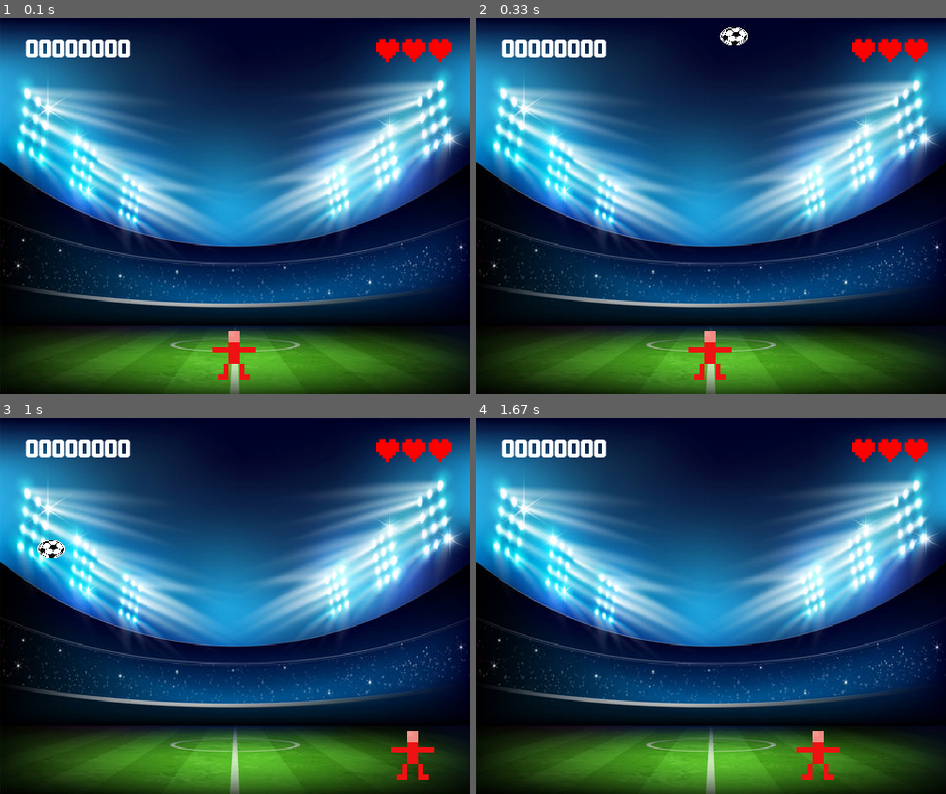
Above: before the commit, frames 1-4 (two rows, left to right).
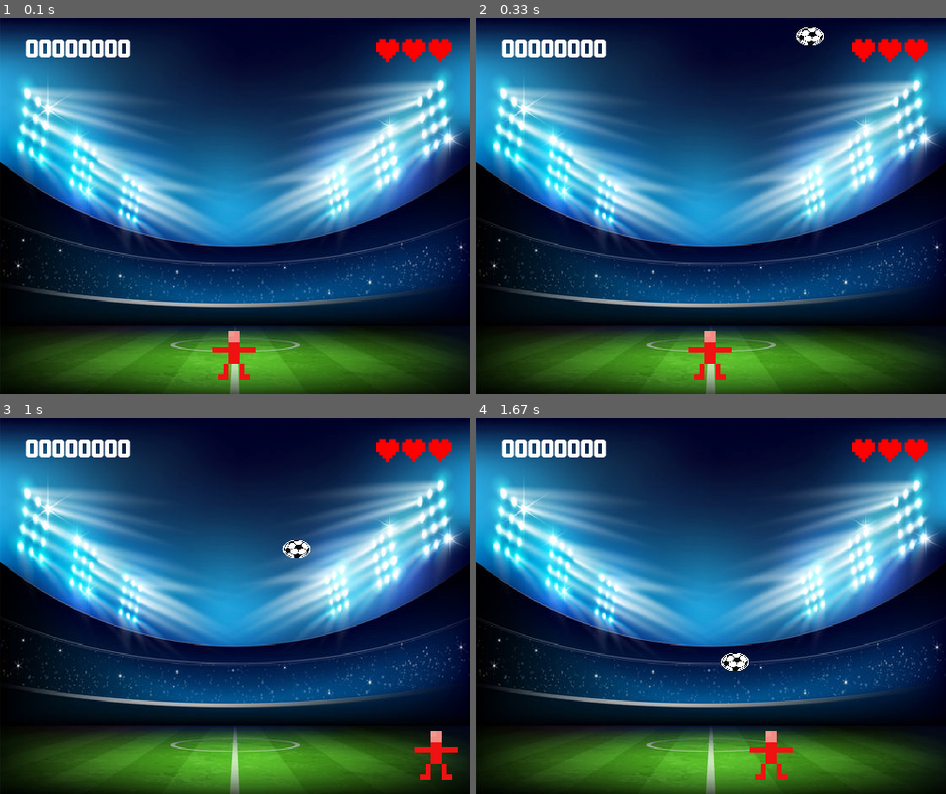
Above: after the commit, the same moments.

Repository: Pedroivo1600/PyGame
Game: pygame game, started from jogo_sprite.py
Same seed, same stepped clock (60 frames per second), same inputs: the game is played once before the commit and once after it.
Inputs:
- Up to frame 1 (0.1 s): no input
- Up to frame 2 (0.33 s): no input
- Up to frame 3 (1 s): hold Right 0.33-0.8 s; hold Right from 0.83 s (still down)
- Up to frame 4 (1.67 s): release Right at 1.3 s; hold Left from 1.33 s (still down)

Frame 1 is identical in both runs. In frame 2, 0.5% of the frame differs, in the area x 51-74%, y 2-8%; in frame 3, 1.1%, in the area x 7-98%, y 32-97%; in frame 4, 1.1%.

Commit message:
demonstrando que o jogador está com o p_up ativo

Diff:
--- a/jogo_sprite.py
+++ b/jogo_sprite.py
@@ -39,6 +39,8 @@
     assets['powerup'] = pygame.transform.scale(assets['powerup'], (ball_width, ball_height)) #define a altura e lagura do powerup "Shield" no jogo
     assets["score_font"] = pygame.font.Font('font/SoccerLeague.ttf', 28) #guarda a fonte da pontuação que aparecerá no jogo
     assets["score_font_2"] = pygame.font.Font('font/PressStart2P.ttf', 28)#guarda a fonte da vida do jogador que aparecerá no jogo
+    assets['golden_keeper'] = pygame.image.load('img/Golden_keeper.png').convert_alpha()
+    assets['golden_keeper'] = pygame.transform.scale(assets['golden_keeper'], (gk_width, gk_height))
     return assets
 
 #======================
@@ -48,25 +50,33 @@
 
 #Goleiro
 class Gk(pygame.sprite.Sprite):
-    def __init__(self, img):
+    def __init__(self, img, golden_image):
         # Construtor da classe mãe (Sprite).
         pygame.sprite.Sprite.__init__(self)
 
         self.image = img
+        self.golden_image = golden_image
+        self.regular_image = img
         self.rect = self.image.get_rect()
         self.rect.centerx = WIDTH / 2
         self.rect.bottom = HEIGHT - 10
         self.speedx = 0
 
     def update(self):
+        global shield
         # Atualização da posição da nave
         self.rect.x += self.speedx
 
         # Mantem dentro da tela
+        if shield:
+            self.image = self.golden_image
+        else:
+            self.image = self.regular_image
         if self.rect.right > WIDTH:
             self.rect.right = WIDTH
         if self.rect.left < 0:
             self.rect.left = 0
+
 
 #Bola de Futebol
 class Football(pygame.sprite.Sprite):
@@ -80,7 +90,7 @@
         self.rect.x = random.randint(250, WIDTH-ball_width)
         self.rect.y = random.randint(-50, -ball_height)
         #Velocidade da bola
-        self.speed_football_speedx = random.randint(-15, 15)
+        self.speed_football_speedx = random.randint(-2, 2)
         self.speed_football_speedy = random.randint(4, 6)
 
     #Atualização da posição da Bola de Futebol e outros
@@ -95,7 +105,7 @@
             if not shield:
                 list_lives.append(1)
         #novas posições e velocidades
-        if self.rect.right > WIDTH or self.rect.top > HEIGHT:
+        if self.rect.right > WIDTH or self.rect.top > HEIGHT or self.rect.left < 0:
             self.rect.x = random.randint(250, WIDTH-ball_width)
             self.rect.y = random.randint(-50, -ball_height)
             self.speed_football_speedx = random.randint(-2, 2)
@@ -130,7 +140,7 @@
             self.rect.y += self.speed_football_speedy
 
         #Ajusta a posição do powwerup caso sua posiçao esteja maior q a largura ou altura da tela do jogo
-        if self.rect.right > WIDTH or self.rect.top > HEIGHT:
+        if self.rect.right > WIDTH or self.rect.top > HEIGHT or self.rect.left < 0:
             self.rect.x = random.randint(250, WIDTH-100)
             self.rect.y = random.randint(-50, -ball_height)
             self.speed_football_speedx = random.randint(-2, 2)
@@ -171,8 +181,11 @@
     groups["all_power_ups"] = all_power_ups
 
     #Criando o jogador
-    player = Gk(assets["goalkeeper_img"])
+    player = Gk(assets["goalkeeper_img"], assets['golden_keeper'])
     all_balls.add(player)
+
+
+
 
     #Criando as bolas
     for i in range(1):
@@ -213,17 +226,17 @@
                     # Dependendo da tecla, altera a velocidade.
                     keys_down[event.key] = True
                     if event.key == pygame.K_LEFT:
-                        player.speedx -= 10
+                        player.speedx -= 15
                     if event.key == pygame.K_RIGHT:
-                        player.speedx += 10
+                        player.speedx += 15
              # Verifica se soltou alguma tecla.
                 if event.type == pygame.KEYUP:
                     # Dependendo da tecla, altera a velocidade.
                     if event.key in keys_down and keys_down[event.key]:
                         if event.key == pygame.K_LEFT:
-                            player.speedx += 10
+                            player.speedx += 15
                         if event.key == pygame.K_RIGHT:
-                            player.speedx -= 10
+                            player.speedx -= 15
         #Definindo o intervalo de tempo para o powerup aparecer
         if time_now-t >= tempo_p_up and p_up == False:
             p_up = True
@@ -283,7 +296,6 @@
         #Fazendo o powerup aparecer
         if p_up:
             window.blit(assets['powerup'], powerup.rect)
-            print("funcionou")
 
         # Desenhando o placar
         text_surface = assets['score_font'].render("{:08d}".format(pontos), True, (255, 255, 255))
